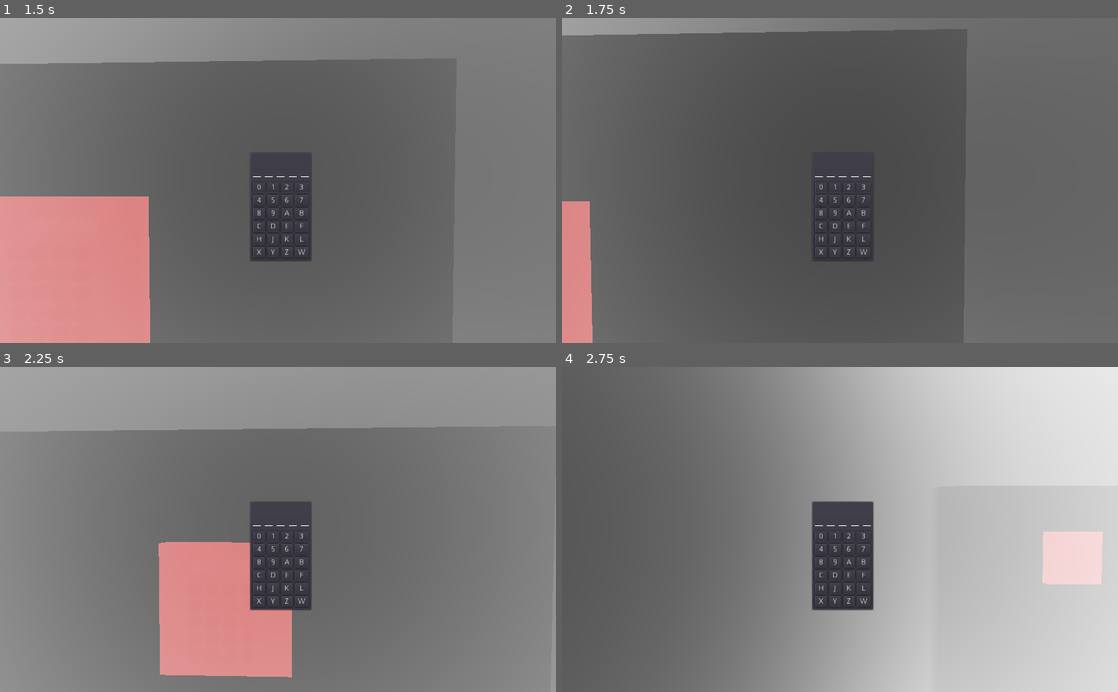
Above: before the commit, frames 1-4 (two rows, left to right).
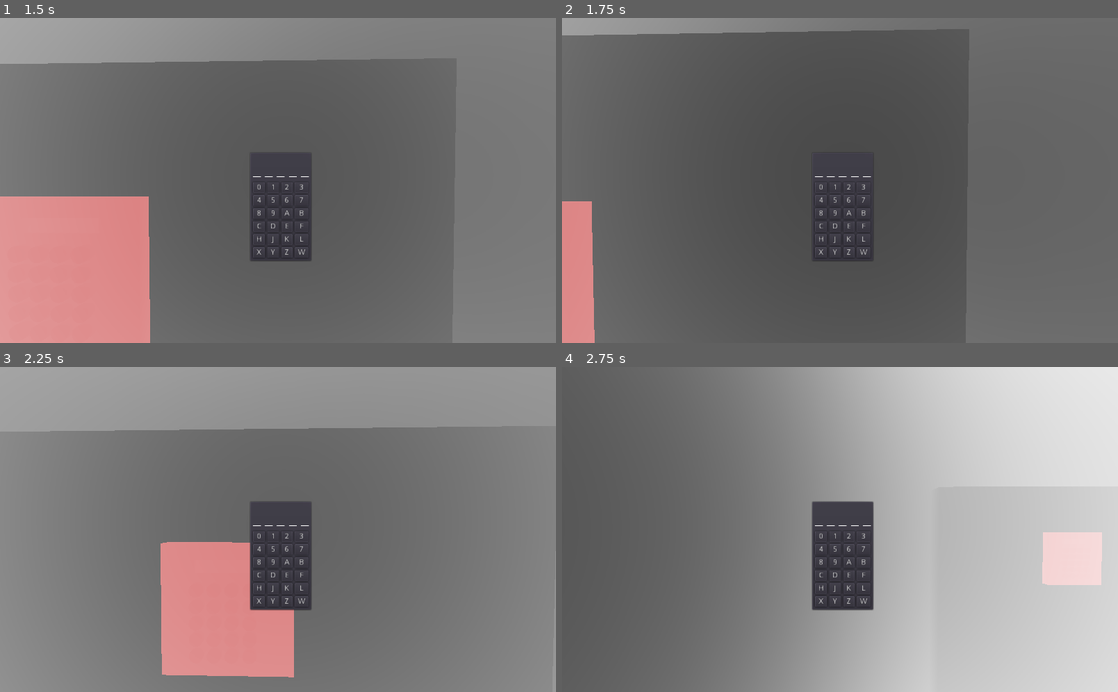
Above: after the commit, the same moments.

Repository: SmBe19/AJ8
Game: Godot game, scene res://scn/Root.tscn
The game is run twice, just before and just after one commit, with the same random seed, the same clock (stepped at 60 frames per second) and the same inputs.
Inputs (mouse positions are in pixels of both pictures, inside the frame that each line leads up to):
- Up to frame 1 (1.5 s): tap Enter at 0.5 s; move the mouse to (272, 187) at 0.52 s; hold W (move_forward) from 0.53 s (still down); click (272, 187) at 0.6 s; move the mouse to (444, 229) at 1.27 s; click (444, 229) at 1.35 s
- Up to frame 2 (1.75 s): keep holding W (move_forward)
- Up to frame 3 (2.25 s): move the mouse to (111, 480) at 2.02 s; release W (move_forward) at 2.03 s; hold A (move_left) from 2.03 s (still down); click (111, 480) at 2.1 s
- Up to frame 4 (2.75 s): keep holding A (move_left)

Frame 1 is identical in both runs. In frame 2, 0.2% of the frame differs, in the area x 5-6%, y 56-100%; in frame 3, 0.2%, in the area x 8-79%, y 18-96%; in frame 4, less than 0.1%.
Error in both runs: Invalid call. Nonexistent function 'move_and_collide' in base 'StaticBody'. (res://src/jumparea.gd:7)

Commit message:
add elevators

Diff:
--- a/scn/World.tscn
+++ b/scn/World.tscn
@@ -226,6 +226,24 @@
 [node name="input_screen_ug" parent="input_screens" instance=ExtResource( 10 )]
 transform = Transform( -2.18557e-07, 0, 1, 0, 1, 0, -1, 0, -2.18557e-07, 7.3346, -19.5556, 19.9518 )
 
+[node name="input_screen_vab0" parent="input_screens" instance=ExtResource( 10 )]
+transform = Transform( -2.18557e-07, 0, 1, 0, 1, 0, -1, 0, -2.18557e-07, 7.3346, 1.44445, 19.9518 )
+
+[node name="input_screen_vab1" parent="input_screens" instance=ExtResource( 10 )]
+transform = Transform( -2.18557e-07, 0, 1, 0, 1, 0, -1, 0, -2.18557e-07, 7.3346, 11.4444, 19.9518 )
+
+[node name="input_screen_vab2" parent="input_screens" instance=ExtResource( 10 )]
+transform = Transform( -2.18557e-07, 0, 1, 0, 1, 0, -1, 0, -2.18557e-07, 7.3346, 21.4444, 19.9518 )
+
+[node name="input_screen_vab3" parent="input_screens" instance=ExtResource( 10 )]
+transform = Transform( -2.18557e-07, 0, 1, 0, 1, 0, -1, 0, -2.18557e-07, 7.3346, 31.4444, 19.9518 )
+
+[node name="input_screen_vab4" parent="input_screens" instance=ExtResource( 10 )]
+transform = Transform( -2.18557e-07, 0, 1, 0, 1, 0, -1, 0, -2.18557e-07, 7.3346, 41.4445, 19.9518 )
+
+[node name="input_screen_vab5" parent="input_screens" instance=ExtResource( 10 )]
+transform = Transform( -2.18557e-07, 0, 1, 0, 1, 0, -1, 0, -2.18557e-07, 7.3346, 61.4445, 19.9518 )
+
 [node name="input_screen_rocket_bottom" parent="input_screens" instance=ExtResource( 10 )]
 transform = Transform( 1, 0, 1.74846e-07, 0, 1, 0, -1.74846e-07, 0, 1, -305.78, 1.44445, 11.0893 )
 
--- a/src/Player.gd
+++ b/src/Player.gd
@@ -90,6 +90,8 @@
 				obj.start_upgrade()
 			elif obj.get_name() == "input_screen_ug":
 				show_code_ui(5, "elevator_ug_check")
+			elif obj.get_name().find("input_screen_vab") == 0:
+				show_code_ui(4, "elevator_vab_check")
 			elif obj.get_name() == "input_screen_rocket_bottom":
 				show_code_ui(5, "elevator_rocket_bottom_check")
 			elif obj.get_name() == "input_screen_rocket_top":
@@ -104,6 +106,14 @@
 func elevator_ug_check(code):
 	if code == "2AFHB":
 		self.transform.origin = $teleports/vab_0.transform.origin
+
+func elevator_vab_check(code):
+	if code == "1969":
+		self.transform.origin = $teleports/vab_roof.transform.origin
+	elif code == "0000":
+		self.transform.origin = $teleports/vab_0.transform.origin
+	else:
+		self.transform.origin = get_node("teleports/vab_" + str(code.hash() % 6)).transform.origin
 
 func elevator_rocket_bottom_check(code):
 	if code == "X57":
